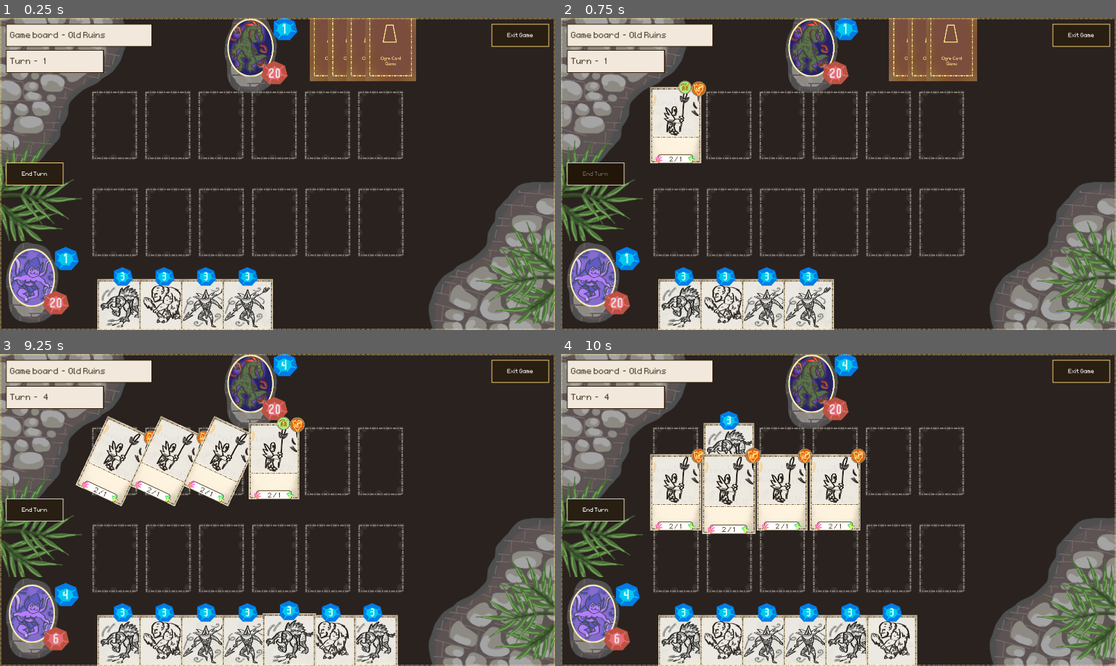
Above: before the commit, frames 1-4 (two rows, left to right).
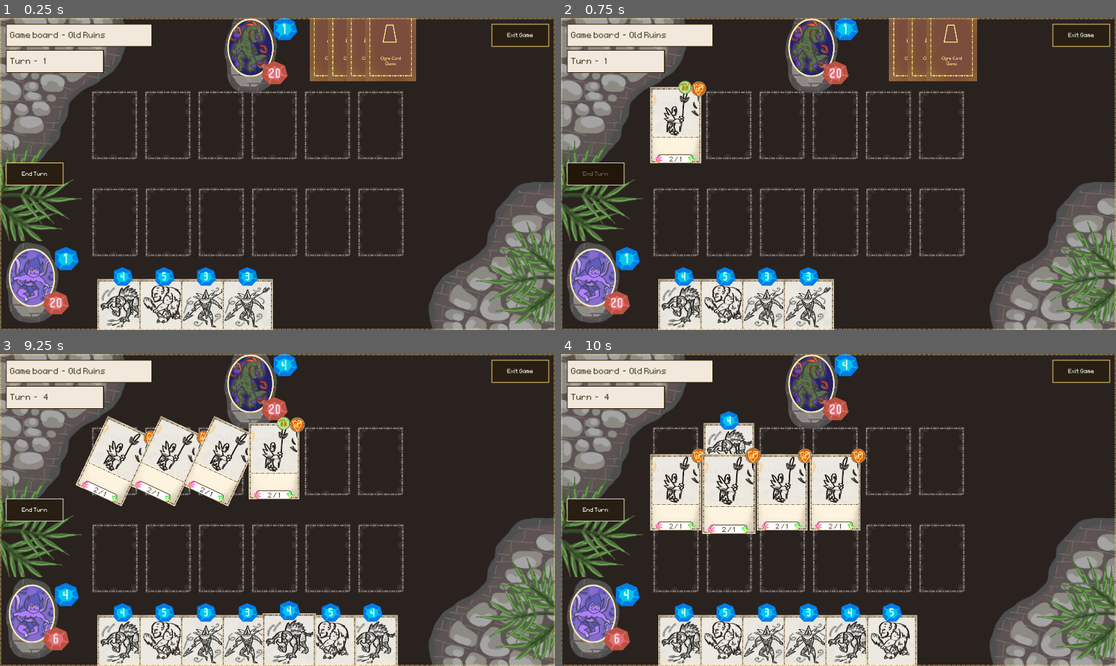
Above: after the commit, the same moments.

Repository: OttoElomaa/Godot-4-Ogre-Card-Game
Game: Godot game, scene res://GameScenes/main.tscn
The game is run twice, just before and just after one commit, with the same random seed, the same clock (stepped at 60 frames per second) and the same inputs.
Inputs (mouse positions are in pixels of both pictures, inside the frame that each line leads up to):
- Up to frame 1 (0.25 s): no input
- Up to frame 2 (0.75 s): click (594, 174) at 0.5 s
- Up to frame 3 (9.25 s): click (33, 510) at 1.25 s; click (33, 510) at 2 s; tap Enter at 2.75, 7.25 s; drag from (122, 653) to (355, 378) at 2.77 s; drag from (166, 653) to (355, 378) at 3.52 s; move the mouse to (205, 653) at 4.27 s; click (205, 653) at 4.42 s; tap Space at 5 s; drag from (249, 653) to (355, 378) at 5.02 s; drag from (288, 653) to (116, 460) at 5.77 s; drag from (333, 378) to (205, 653) at 6.52 s; move the mouse to (333, 653) at 7.27 s; click (333, 653) at 7.42 s; drag from (116, 460) to (249, 653) at 8.02 s; drag from (166, 460) to (288, 653) at 8.77 s
- Up to frame 4 (10 s): tap Space at 9.5 s; drag from (932, 653) to (727, 460) at 9.52 s

The runs differ from the first frame. In frame 1, less than 0.1% of the frame differs, in the area x 21-47%, y 23-85%; in frame 2, less than 0.1%; in frame 3, less than 0.1%; in frame 4, less than 0.1%, in the area x 21-60%, y 20-85%.

Commit message:
Minor: Moved labels and portrait stuff to its own node in Main outside BattleSystem

Diff:
--- a/Cards/Creatures/Cr-MardokHound.tscn
+++ b/Cards/Creatures/Cr-MardokHound.tscn
@@ -4,7 +4,7 @@
 [ext_resource type="Texture2D" uid="uid://dxwwujckku1ic" path="res://Art/CardArt/card-art-creature-mardok-houndbeast.png" id="2_kp5c2"]
 
 [node name="Card-Cr-MardokHound" instance=ExtResource("1_kp5c2")]
-manaCost = 3
+manaCost = 4
 startingDamage = 2
 startingHealth = 2
 hasSunder = true
--- a/Cards/Creatures/Cr-Ogre.tscn
+++ b/Cards/Creatures/Cr-Ogre.tscn
@@ -4,7 +4,7 @@
 [ext_resource type="Texture2D" uid="uid://dcu6qrjgwyyf3" path="res://Art/CardArt/card-art-ogre.png" id="2_jmfi3"]
 
 [node name="Card-Cr-Ogre" instance=ExtResource("1_1h6lf")]
-manaCost = 3
+manaCost = 5
 startingDamage = 3
 startingHealth = 4
 
--- a/GameScenes/battle_system.gd
+++ b/GameScenes/battle_system.gd
@@ -28,15 +28,12 @@
 	turnCount += 1
 	playerMana = turnCount
 	enemyMana = turnCount
-	updateResourceLabels()
+	#updateResourceLabels()
 
 
 
 func updateResourceLabels():
-	$Scenery/PlayerHealthLabel.text = "%d" % playerHealth
-	$Scenery/PlayerManaLabel.text = "%d" % playerMana
-	$Scenery/EnemyHealthLabel.text = "%d" % enemyHealth
-	$Scenery/EnemyManaLabel.text = "%d" % enemyMana
+	main.updateResourceLabels(playerHealth, playerMana, enemyHealth, enemyMana)
 
 
 
--- a/GameScenes/main.gd
+++ b/GameScenes/main.gd
@@ -24,6 +24,7 @@
 
 	$CardsManager.setup()
 	updateUi($BattleSystem.turnCount)
+	$BattleSystem.updateResourceLabels()
 
 	for slot:CardSlot in $PlayerSlots.get_children():
 		slot.slotType = CardSlotTypes.PLAYER
@@ -60,12 +61,20 @@
 		$ActionMenuCanvas.hide()
 
 
+##########################################################################################
+
 func updateUi(turnCount:int):
 	toggleCardActionMenu(false, null)
 
 	$CanvasLayer/LevelInfoPanel/VBox/Panel/HBox/BoardNameLabel.text = boardName
 	$CanvasLayer/LevelInfoPanel/VBox/Panel2/HBox/TurnCountLabel.text = "%d" % turnCount
 
+
+func updateResourceLabels(playerHealth, playerMana, enemyHealth, enemyMana):
+	$Portraits/PlayerHealthLabel.text = "%d" % playerHealth
+	$Portraits/PlayerManaLabel.text = "%d" % playerMana
+	$Portraits/EnemyHealthLabel.text = "%d" % enemyHealth
+	$Portraits/EnemyManaLabel.text = "%d" % enemyMana
 
 ########################################################################################
 
--- a/GameScenes/main.tscn
+++ b/GameScenes/main.tscn
@@ -34,56 +34,25 @@
 [node name="Main" type="Node2D"]
 script = ExtResource("1_8jxey")
 
-[node name="Visuals" type="Node2D" parent="."]
-z_index = -5
-
-[node name="Scenery" type="Node2D" parent="Visuals"]
-
-[node name="UpperCornerDecor" type="Sprite2D" parent="Visuals/Scenery"]
-position = Vector2(313, 344)
-texture = ExtResource("5_dj0be")
-
-[node name="LowerCornerDecor" type="Sprite2D" parent="Visuals/Scenery"]
-position = Vector2(2090, 1008)
-texture = ExtResource("6_j87nl")
-
-[node name="Leaves" type="Sprite2D" parent="Visuals/Scenery"]
-position = Vector2(201, 715)
-texture = ExtResource("4_ehjh8")
-
-[node name="Leaves2" type="Sprite2D" parent="Visuals/Scenery"]
-position = Vector2(2211, 1071)
-texture = ExtResource("5_47kpv")
-
-[node name="Core" type="Node2D" parent="Visuals"]
-
-[node name="PlayerSprite" type="Sprite2D" parent="Visuals/Core"]
+[node name="Portraits" type="Node2D" parent="."]
+
+[node name="PlayerSprite" type="Sprite2D" parent="Portraits"]
 position = Vector2(138, 1126)
 texture = ExtResource("3_8s1e5")
 
-[node name="EnemySprite" type="Sprite2D" parent="Visuals/Core"]
+[node name="EnemySprite" type="Sprite2D" parent="Portraits"]
 position = Vector2(1080, 131)
 texture = ExtResource("4_bw8dm")
 
-[node name="PlayerResourceHolderSprite" type="Sprite2D" parent="Visuals/Core"]
+[node name="PlayerResourceHolderSprite" type="Sprite2D" parent="Portraits"]
 position = Vector2(189, 1141)
 texture = ExtResource("10_2brjh")
 
-[node name="EnemyResourceHolderSprite2" type="Sprite2D" parent="Visuals/Core"]
+[node name="EnemyResourceHolderSprite2" type="Sprite2D" parent="Portraits"]
 position = Vector2(1134, 146)
 texture = ExtResource("10_2brjh")
 
-[node name="BattleSystem" type="Node2D" parent="."]
-script = ExtResource("2_8jxey")
-
-[node name="AttackLine" type="Line2D" parent="BattleSystem"]
-z_index = 5
-points = PackedVector2Array(-287, 209, -492, 528)
-default_color = Color(1, 0.67451, 0.341176, 1)
-
-[node name="Scenery" type="Node2D" parent="BattleSystem"]
-
-[node name="PlayerHealthLabel" type="Label" parent="BattleSystem/Scenery"]
+[node name="PlayerHealthLabel" type="Label" parent="Portraits"]
 texture_filter = 1
 offset_left = 213.0
 offset_top = 1208.0
@@ -93,7 +62,7 @@
 label_settings = ExtResource("11_jh5rg")
 horizontal_alignment = 1
 
-[node name="EnemyHealthLabel" type="Label" parent="BattleSystem/Scenery"]
+[node name="EnemyHealthLabel" type="Label" parent="Portraits"]
 texture_filter = 1
 offset_left = 1159.0
 offset_top = 215.0
@@ -103,7 +72,7 @@
 label_settings = ExtResource("11_jh5rg")
 horizontal_alignment = 1
 
-[node name="PlayerManaLabel" type="Label" parent="BattleSystem/Scenery"]
+[node name="PlayerManaLabel" type="Label" parent="Portraits"]
 texture_filter = 1
 offset_left = 255.0
 offset_top = 1016.0
@@ -113,7 +82,7 @@
 label_settings = ExtResource("12_hffy6")
 horizontal_alignment = 1
 
-[node name="EnemyManaLabel" type="Label" parent="BattleSystem/Scenery"]
+[node name="EnemyManaLabel" type="Label" parent="Portraits"]
 texture_filter = 1
 offset_left = 1201.0
 offset_top = 22.0
@@ -123,14 +92,42 @@
 label_settings = ExtResource("12_hffy6")
 horizontal_alignment = 1
 
-[node name="EnemyPortraitArea" type="Area2D" parent="BattleSystem"]
-visible = false
+[node name="EnemyPortraitArea" type="Area2D" parent="Portraits"]
 collision_layer = 4
 collision_mask = 4
 
-[node name="CollisionShape2D" type="CollisionShape2D" parent="BattleSystem/EnemyPortraitArea"]
+[node name="CollisionShape2D" type="CollisionShape2D" parent="Portraits/EnemyPortraitArea"]
 position = Vector2(1097, 141.5)
 shape = SubResource("RectangleShape2D_dj0be")
+
+[node name="Visuals" type="Node2D" parent="."]
+z_index = -5
+
+[node name="Scenery" type="Node2D" parent="Visuals"]
+
+[node name="UpperCornerDecor" type="Sprite2D" parent="Visuals/Scenery"]
+position = Vector2(313, 344)
+texture = ExtResource("5_dj0be")
+
+[node name="LowerCornerDecor" type="Sprite2D" parent="Visuals/Scenery"]
+position = Vector2(2090, 1008)
+texture = ExtResource("6_j87nl")
+
+[node name="Leaves" type="Sprite2D" parent="Visuals/Scenery"]
+position = Vector2(201, 715)
+texture = ExtResource("4_ehjh8")
+
+[node name="Leaves2" type="Sprite2D" parent="Visuals/Scenery"]
+position = Vector2(2211, 1071)
+texture = ExtResource("5_47kpv")
+
+[node name="BattleSystem" type="Node2D" parent="."]
+script = ExtResource("2_8jxey")
+
+[node name="AttackLine" type="Line2D" parent="BattleSystem"]
+z_index = 5
+points = PackedVector2Array(-287, 209, -492, 528)
+default_color = Color(1, 0.67451, 0.341176, 1)
 
 [node name="EnemyTurnTimer" type="Timer" parent="BattleSystem"]
 wait_time = 1.5
